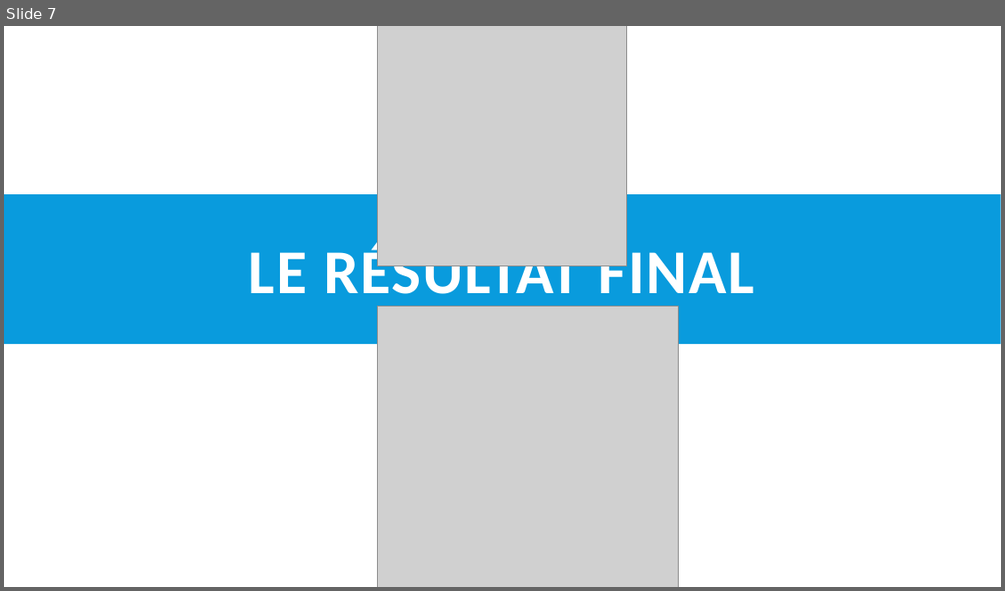
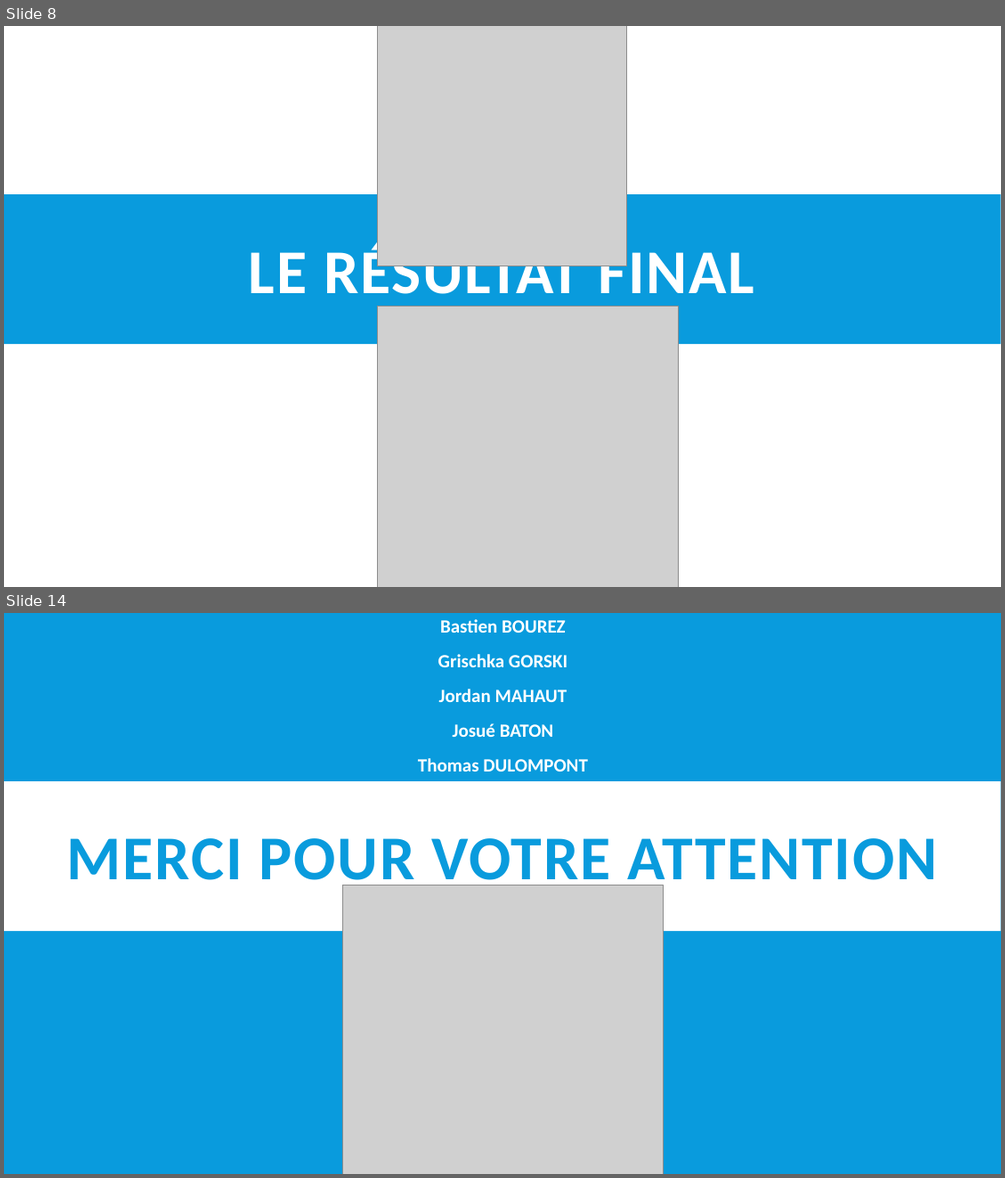
Before and after one commit to GrischK/EuroVelo-5, a slide deck: Ressources/Présentation Projet/Vélodyssée.pptx. Shown one above the other, each under a label of ours: slide 7 before the commit, slides 8 and 14 after it; the slides between them are not shown. The pictures are 1005x591 and 1005x1178 pixels, drawn with LibreOffice and Linux fonts; fonts in the diff are those of the drawing; grey boxes stand for pictures. Boxes give left, top, right and bottom in pixels: in the first picture for what was removed or moved away, otherwise in the second. Text is boxed around its words. In the diff, an @@ line names an element or a change of style, - is before the commit and + after.

```diff
--- a/Ressources/Présentation Projet/Vélodyssée.pptx
+++ b/Ressources/Présentation Projet/Vélodyssée.pptx
@@ slide 14 added at [4,613,1001,1174], background #099BDD @@
@@ subtitle added at [418,619,588,771], 18 pt, text #FFFFFF, bold @@
+Bastien BOUREZ
+Grischka GORSKI
+Jordan MAHAUT
+Josué BATON
+Thomas DULOMPONT
@@ rectangle added at [4,781,1001,931], fill #FFFFFF @@
@@ title added at [67,838,938,893], 60 pt, text #099BDD, bold @@
+MERCI POUR VOTRE ATTENTION
@@ picture added at [342,885,663,1174] @@
@@ what was slide 7 is now slide 8 @@
```
Also in this commit, not shown: 7 slides changed, 3 other slides added, 2 slides removed.
